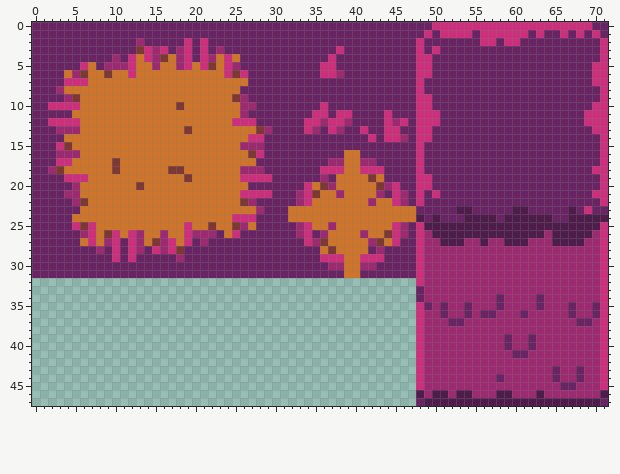
File history of a sprite sheet, resources/tilemap/tileset.png. Above is the file before it was changed.
The file is 72x48 pixels.
The same view after the edit:
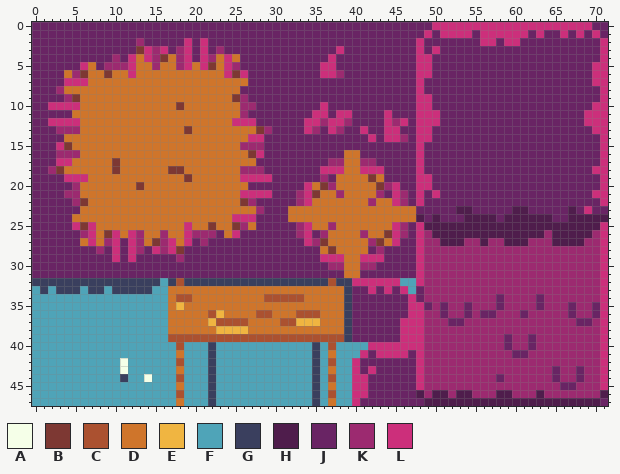
Palette (. is transparent): A #f5ffe8  B #7d3833  C #ab5130  D #cf752b  E #f0b541  F #4fa4b8  G #3a3f5e  H #4f1d4c  J #692464  K #9c2a70  L #cc2f7b
Difference:
{"y":32,"x":0,"old":"................................................","new":"GGGGGGGGGGGGGGGGFGCGGGGGGGGGGGGGGGGGGCGGLLLLLLFF"}
{"y":33,"x":0,"old":"................................................","new":"FGFGGGFGGFGGGGGFFDDDDDDDDDDDDDDDDDDDDDDGJJLJLJLF"}
{"y":34,"x":0,"old":"................................................","new":"FFFFFFFFFFFFFFFFFDCCDDDDDDDDDCCCCCDDDDDGJJJJJJJL"}
{"y":35,"x":0,"old":"................................................","new":"FFFFFFFFFFFFFFFFFDEDDDDDDDDDDDDDDDDDDDDGJJJJJJJL"}
{"y":36,"x":0,"old":"................................................","new":"FFFFFFFFFFFFFFFFFDDDDDCEDDDDCCDDDCCCDDDGJJJJJJJL"}
{"y":37,"x":0,"old":"................................................","new":"FFFFFFFFFFFFFFFFFDDDDDECCCCDDDDCCEEEDDDGJJJJJJLL"}
{"y":38,"x":0,"old":"................................................","new":"FFFFFFFFFFFFFFFFFDDDDDDEEEEDDDDDDDDDDDDGJJJJJJLL"}
{"y":39,"x":0,"old":"................................................","new":"FFFFFFFFFFFFFFFFFCCCCCCCCCCCCCCCCCCCCCCGJJJJJJLL"}
{"y":40,"x":0,"old":"................................................","new":"FFFFFFFFFFFFFFFFFFCFFFGFFFFFFFFFFFFGFCFFFFLLLLLL"}
{"y":41,"x":0,"old":"................................................","new":"FFFFFFFFFFFFFFFFFFDFFFGFFFFFFFFFFFFGFDFFFLJLLLLJ"}
{"y":42,"x":0,"old":"................................................","new":"FFFFFFFFFFFAFFFFFFCFFFGFFFFFFFFFFFFGFCFFLJJJJJJJ"}
{"y":43,"x":0,"old":"................................................","new":"FFFFFFFFFFFAFFFFFFDFFFGFFFFFFFFFFFFGFDFFLJLJJJJJ"}
{"y":44,"x":0,"old":"................................................","new":"FFFFFFFFFFFGFFAFFFCFFFGFFFFFFFFFFFFGFCFFLLJJJJJJ"}
{"y":45,"x":0,"old":"................................................","new":"FFFFFFFFFFFFFFFFFFDFFFGFFFFFFFFFFFFGFDFFLLJJJJJJ"}
{"y":46,"x":0,"old":"................................................","new":"FFFFFFFFFFFFFFFFFFCFFFGFFFFFFFFFFFFGFCFFLLJJJJJJ"}
{"y":47,"x":0,"old":"................................................","new":"FFFFFFFFFFFFFFFFFFDFFFGFFFFFFFFFFFFGFDFFLJJJJJJJ"}
{"label":"added","picture_box":[32,278,416,406]}
